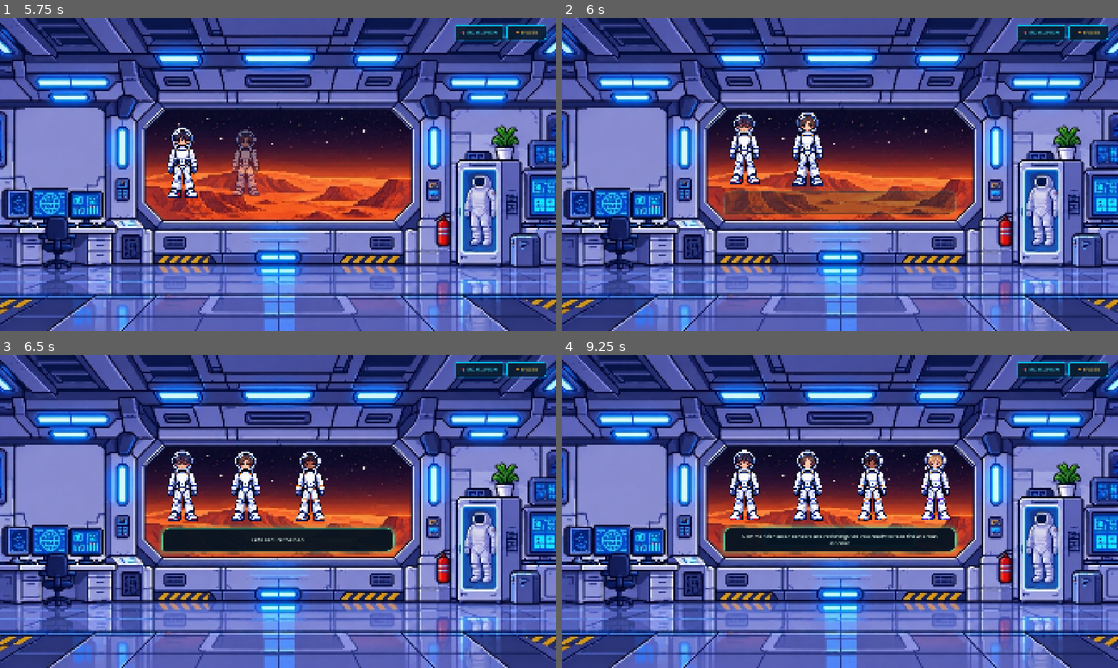
Above: before the commit, frames 1-4 (two rows, left to right).
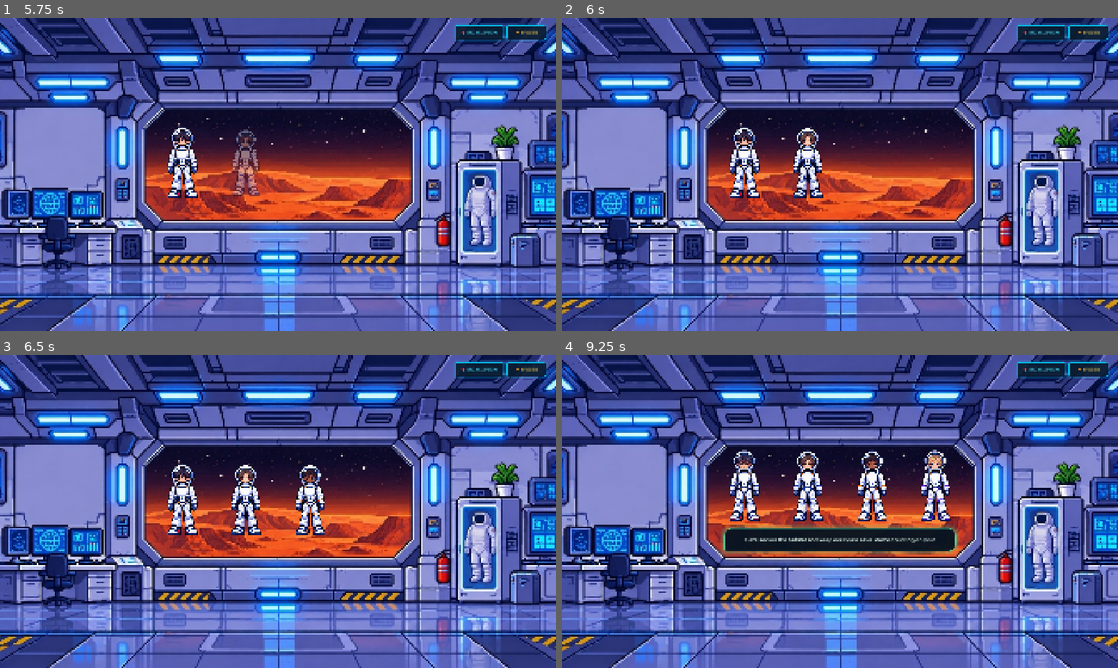
Above: after the commit, the same moments.

Repository: chaybentaleb/Astro_Care
Game: Godot game, scene res://scenes/main.tscn
Two runs of this game, one before a commit and one after it. Both use one fixed random seed, a clock stepped at 60 frames per second and the inputs below.
Inputs (mouse positions are in pixels of both pictures, inside the frame that each line leads up to):
- Up to frame 1 (5.75 s): click "📚 ENCYCLOPEDIA" at 0.5 s; click "NEXT ▶️" at 1.25 s; click "NEXT ▶️" at 2 s; click "🏆 BADGES" at 2.75 s; tap Enter (ui_accept) at 3.5, 3.77, 4.25, 4.52 s; move the mouse to (400, 158) at 3.52 s; hold Right (ui_right) 3.53-4.28 s; click (400, 158) at 3.67 s; move the mouse to (166, 190) at 4.27 s; hold Left (ui_left) 4.28-5.03 s; move the mouse to (333, 105) at 5.02 s; hold Right (ui_right) from 5.03 s (still down)
- Up to frame 2 (6 s): keep holding Right (ui_right); move the mouse to (812, 237) at 5.77 s; click (812, 237) at 5.92 s
- Up to frame 3 (6.5 s): keep holding Right (ui_right); tap Enter (ui_accept) at 6.02 s
- Up to frame 4 (9.25 s): move the mouse to (1006, 558) at 6.52 s; release Right (ui_right) at 6.53 s; hold Left (ui_left) 6.53-7.25 s; tap Enter (ui_accept) at 6.77 s; click (801, 536) at 7.25 s, where only the run before the commit has a clickable "START MISSION ▶"; click (801, 536) at 8 s, where only the run before the commit has a clickable "START MISSION ▶"; click (878, 536) at 8.75 s, where only the run before the commit has a clickable "HOW TO PLAY ❓"

Frame 1 is identical in both runs. In frame 2, 5.1% of the frame differs, in the area x 29-71%, y 29-63%; in frame 3, 6.7%, in the area x 28-72%, y 30-64%; in frame 4, 2.7%.

Commit message:
fix: crew dialogue click-to-advance, await transitions, click hint, button reveal after 2 steps

Diff:
--- a/scenes/dialogue.gd
+++ b/scenes/dialogue.gd
@@ -313,6 +313,11 @@
 	# Start typewriter for this step's text
 	_start_typewriter(step["text"], crew_speech_text)
 
+	# Show click hint below
+	if click_hint:
+		click_hint.text = "▶ Click anywhere to continue..."
+		click_hint.visible = true
+
 # ─── Typewriter Engine ───────────────────────────────────────────────
 
 func _start_typewriter(target_text: String, label: Label) -> void:
@@ -439,12 +444,12 @@
 		if is_inside_tree():
 			var tree = get_tree()
 			if tree:
-				await tree.create_timer(0.2).timeout
+				await tree.create_timer(0.25).timeout
 		is_advancing = false
 	else:
 		# Last intro step done — transition to crew teaser
 		is_advancing = true
-		_transition_to_crew_teaser()
+		await _transition_to_crew_teaser()
 		is_advancing = false
 
 func _handle_crew_teaser_advance() -> void:
@@ -461,12 +466,16 @@
 		if is_inside_tree():
 			var tree = get_tree()
 			if tree:
-				await tree.create_timer(0.2).timeout
+				await tree.create_timer(0.25).timeout
 		is_advancing = false
 	else:
 		# All crew dialogue done — show menu buttons
 		is_advancing = true
 		_transition_to_menu()
+		if is_inside_tree():
+			var tree = get_tree()
+			if tree:
+				await tree.create_timer(0.5).timeout
 		is_advancing = false
 
 # ─── Button Handlers ─────────────────────────────────────────────────
